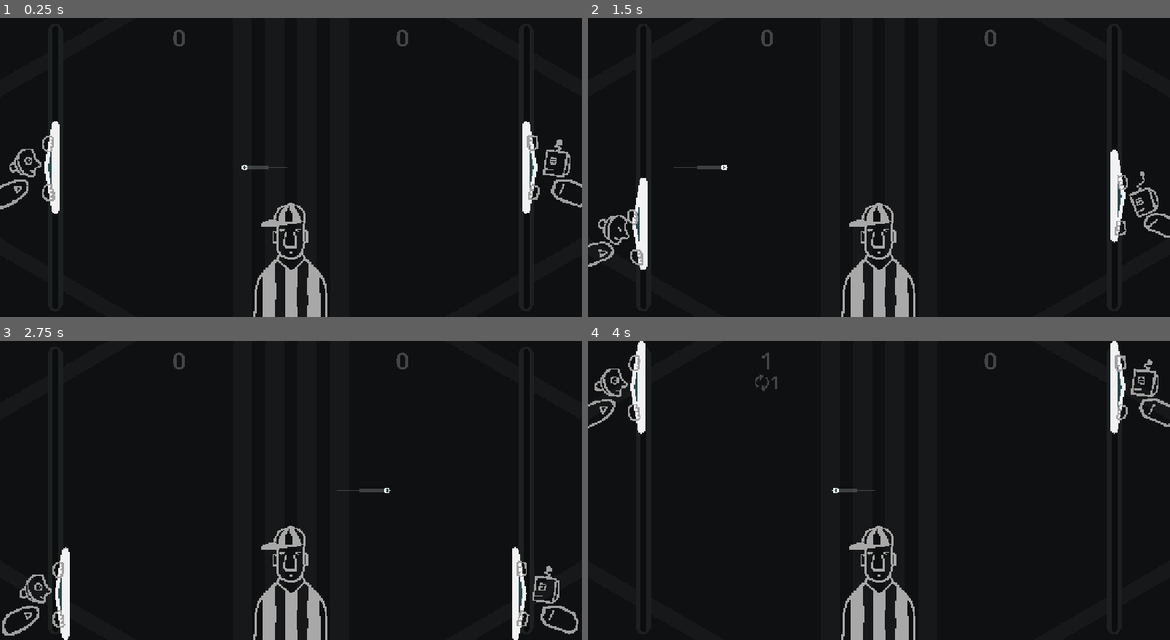
Above: before the commit, frames 1-4 (two rows, left to right).
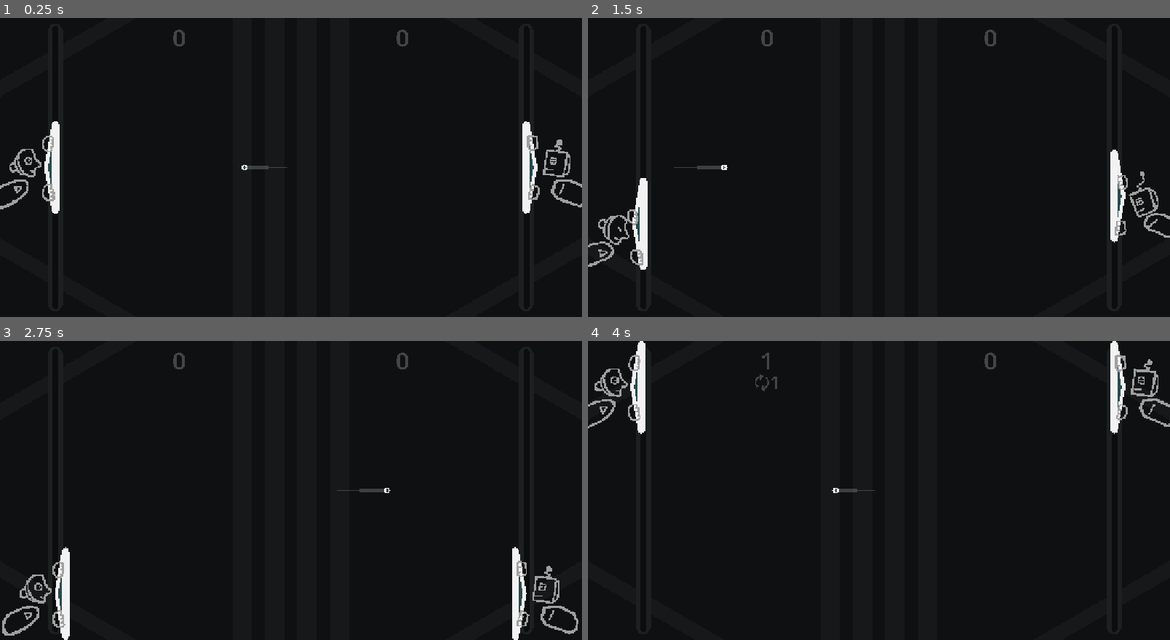
Above: after the commit, the same moments.

Repository: pixerhp/Pixers-Pong
Game: Godot game, scene res://scenes/topscenes/gameplay_topscene.tscn
Same seed, same stepped clock (60 frames per second), same inputs: the game is played once before the commit and once after it.
Inputs (mouse positions are in pixels of both pictures, inside the frame that each line leads up to):
- Up to frame 1 (0.25 s): no input
- Up to frame 2 (1.5 s): move the mouse to (1007, 152) at 0.52 s; hold D (plr1_bump_right) 0.53-1.28 s; tap Shift (plr1_slow) at 0.6 s; click (1007, 152) at 0.67 s; move the mouse to (762, 182) at 1.27 s; hold S (plr1_down) from 1.28 s (still down); tap Keypad 0 (plr2_slow) at 1.35 s
- Up to frame 3 (2.75 s): move the mouse to (349, 424) at 2.02 s; release S (plr1_down) at 2.03 s; hold D (plr1_bump_right) from 2.03 s (still down); tap Shift (plr1_slow) at 2.1 s
- Up to frame 4 (4 s): move the mouse to (849, 550) at 2.77 s; release D (plr1_bump_right) at 2.78 s; hold W (plr1_up) 2.78-3.53 s; tap Keypad 0 (plr2_slow) at 2.85 s; click (849, 550) at 2.92 s; move the mouse to (1053, 535) at 3.52 s; hold A (plr1_bump_left) from 3.53 s (still down); tap Shift (plr1_slow) at 3.6 s

The runs differ from the first frame. In frame 1, 1.7% of the frame differs, in the area x 43-57%, y 61-100%; in frame 2, 1.7%; in frame 3, 1.7%; in frame 4, 1.7%.

Commit message:
Set up referee animated sprite 2D

Diff:
--- a/scenes/topscenes/gameplay_topscene.tscn
+++ b/scenes/topscenes/gameplay_topscene.tscn
@@ -37,6 +37,97 @@
 
 [sub_resource type="CircleShape2D" id="CircleShape2D_hx5ms"]
 radius = 7.0
+
+[sub_resource type="AtlasTexture" id="AtlasTexture_ks65t"]
+atlas = ExtResource("5_ks65t")
+region = Rect2(0, 320, 384, 320)
+
+[sub_resource type="AtlasTexture" id="AtlasTexture_hx5ms"]
+atlas = ExtResource("5_ks65t")
+region = Rect2(384, 320, 384, 320)
+
+[sub_resource type="AtlasTexture" id="AtlasTexture_emnkm"]
+atlas = ExtResource("5_ks65t")
+region = Rect2(768, 320, 384, 320)
+
+[sub_resource type="AtlasTexture" id="AtlasTexture_ed28v"]
+atlas = ExtResource("5_ks65t")
+region = Rect2(1152, 320, 384, 320)
+
+[sub_resource type="AtlasTexture" id="AtlasTexture_rfs2g"]
+atlas = ExtResource("5_ks65t")
+region = Rect2(0, 0, 384, 320)
+
+[sub_resource type="AtlasTexture" id="AtlasTexture_d18oc"]
+atlas = ExtResource("5_ks65t")
+region = Rect2(384, 0, 384, 320)
+
+[sub_resource type="AtlasTexture" id="AtlasTexture_df8f4"]
+atlas = ExtResource("5_ks65t")
+region = Rect2(768, 0, 384, 320)
+
+[sub_resource type="AtlasTexture" id="AtlasTexture_iube2"]
+atlas = ExtResource("5_ks65t")
+region = Rect2(1152, 0, 384, 320)
+
+[sub_resource type="AtlasTexture" id="AtlasTexture_vgafc"]
+atlas = ExtResource("5_ks65t")
+region = Rect2(768, 0, 384, 320)
+
+[sub_resource type="SpriteFrames" id="SpriteFrames_81lo5"]
+animations = [{
+"frames": [{
+"duration": 1.0,
+"texture": SubResource("AtlasTexture_ks65t")
+}, {
+"duration": 1.0,
+"texture": SubResource("AtlasTexture_hx5ms")
+}, {
+"duration": 1.0,
+"texture": SubResource("AtlasTexture_emnkm")
+}],
+"loop": true,
+"name": &"count",
+"speed": 5.0
+}, {
+"frames": [{
+"duration": 1.0,
+"texture": SubResource("AtlasTexture_ed28v")
+}],
+"loop": true,
+"name": &"foul_point",
+"speed": 5.0
+}, {
+"frames": [{
+"duration": 1.0,
+"texture": SubResource("AtlasTexture_rfs2g")
+}, {
+"duration": 1.0,
+"texture": SubResource("AtlasTexture_d18oc")
+}],
+"loop": true,
+"name": &"idle",
+"speed": 5.0
+}, {
+"frames": [{
+"duration": 1.0,
+"texture": SubResource("AtlasTexture_df8f4")
+}, {
+"duration": 1.0,
+"texture": SubResource("AtlasTexture_iube2")
+}],
+"loop": true,
+"name": &"serve_point",
+"speed": 5.0
+}, {
+"frames": [{
+"duration": 1.0,
+"texture": SubResource("AtlasTexture_vgafc")
+}],
+"loop": true,
+"name": &"win_point",
+"speed": 5.0
+}]
 
 [node name="GameplayTopscene" type="Node2D" unique_id=297910401]
 script = ExtResource("1_n6iga")
@@ -207,6 +298,8 @@
 collide_with_areas = true
 collide_with_bodies = false
 
-[node name="RefRoy" type="Sprite2D" parent="." unique_id=1232849438]
+[node name="RefRoy" type="AnimatedSprite2D" parent="." unique_id=1568092764]
 position = Vector2(631, 526)
-texture = ExtResource("5_ks65t")
+sprite_frames = SubResource("SpriteFrames_81lo5")
+animation = &"idle"
+autoplay = "idle"
Binary file changed: assets/art/referee.png
